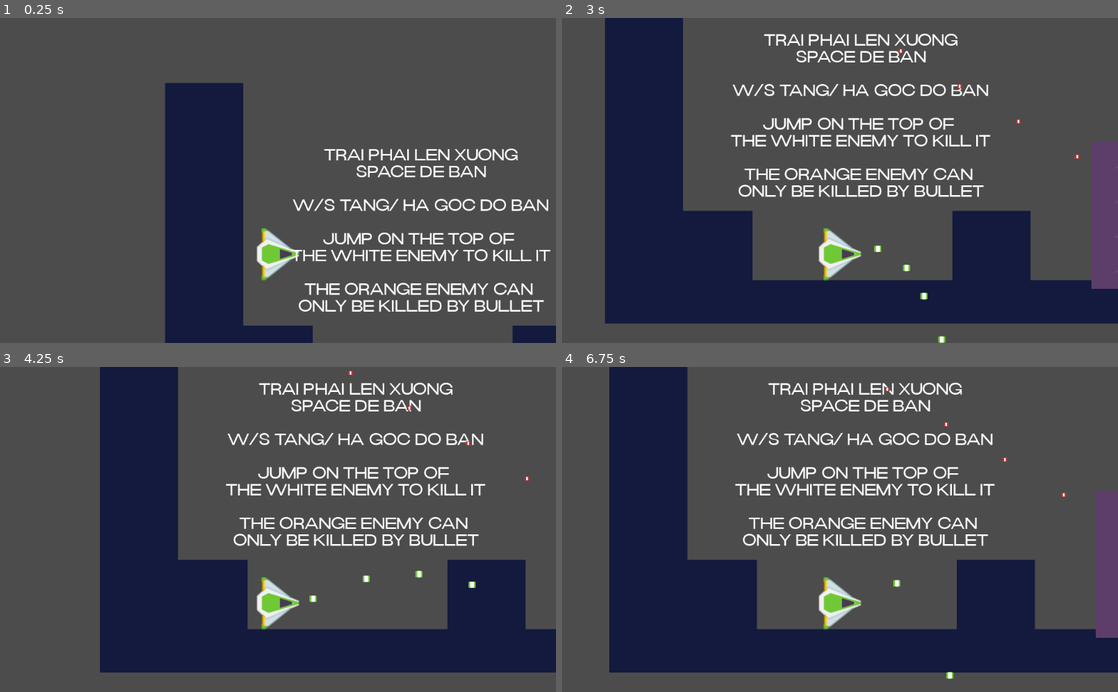
Above: before the commit, frames 1-4 (two rows, left to right).
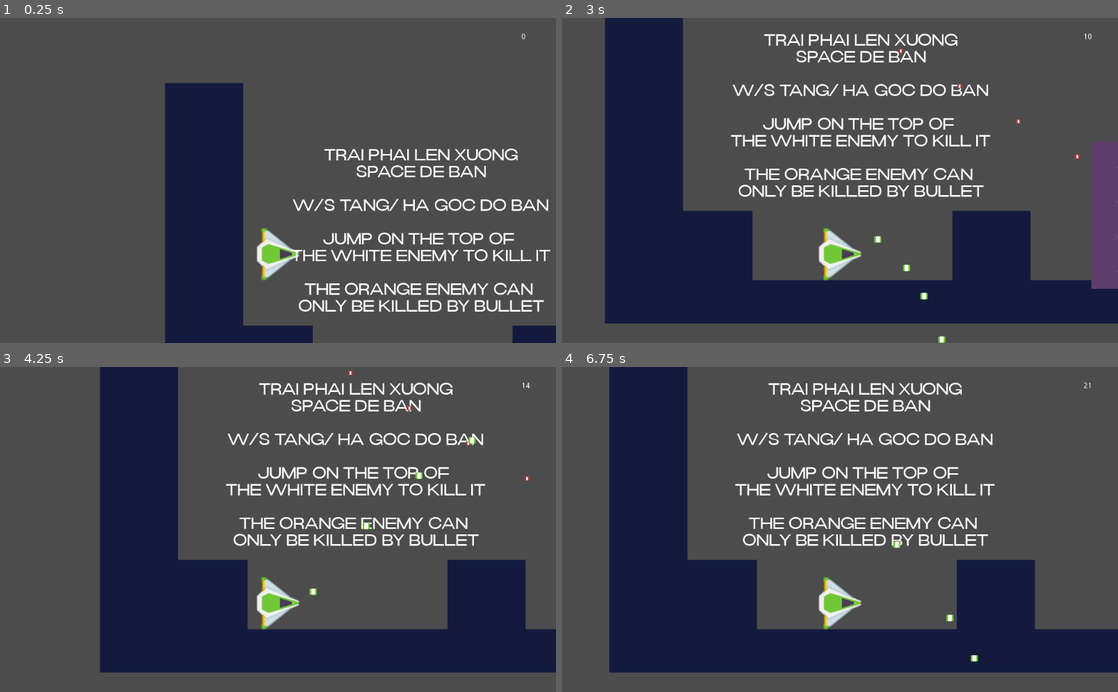
Above: after the commit, the same moments.

Repository: theminkantoso/Ltnc-Gaming
Game: Godot game, scene res://Worldshot.tscn
Two runs of this game, one before a commit and one after it. Both use one fixed random seed, a clock stepped at 60 frames per second and the inputs below. The project has no main scene, so this scene is started directly.
Inputs:
- Up to frame 1 (0.25 s): no input
- Up to frame 2 (3 s): hold Right (ui_right) 0.53-1.28 s; hold Space (fire) 0.53-1.28 s; hold S (angle_down) 1.28-2.03 s; tap Space (fire) at 1.35, 2.85 s; hold Right (ui_right) 2.03-2.78 s; hold Space (fire) 2.03-2.78 s; hold W (angle_up) from 2.78 s (still down)
- Up to frame 3 (4.25 s): release W (angle_up) at 3.53 s; hold Left (ui_left) from 3.53 s (still down); hold Space (fire) from 3.53 s (still down)
- Up to frame 4 (6.75 s): release Space (fire) at 4.28 s; tap Space (fire) at 4.35, 5.85 s; release Left (ui_left) at 5.03 s; hold S (angle_down) 5.03-5.78 s; hold Space (fire) 5.03-5.78 s; hold Right (ui_right) 5.78-6.53 s; hold W (angle_up) from 6.53 s (still down); hold Space (fire) from 6.53 s (still down)

The runs differ from the first frame. In frame 1, less than 0.1% of the frame differs, in the area x 93-95%, y 4-7%; in frame 2, less than 0.1%; in frame 3, 0.2%; in frame 4, 2.0%, in the area x 58-100%, y 4-97%.

Commit message:
Bullet count

Diff:
--- a/Bulletshot/Bullet.gd
+++ b/Bulletshot/Bullet.gd
@@ -1,17 +1,14 @@
 extends KinematicBody2D
-
+#var player = preload("res://Playersht/Player.tscn")
 export var speed = 500
 export var gravity = 10
 
 #new edit
 
-#ar velocity = Vector2(speed / 2 , 0)
+
 var velocity = Vector2()
 
-#func _ready():
-	#set_process(true)
-	#set_physics_process(true)
-	# Replace with function body.
+
 
 func shoot(angle):
 	velocity = angle
--- a/Playersht/Player.gd
+++ b/Playersht/Player.gd
@@ -17,7 +17,7 @@
 var shotspeed = 500
 
 var angle = Vector2(shotspeed * 0.6, 0)
-
+var count = 0
 
 func _ready():
 	set_process(true)
@@ -44,11 +44,11 @@
 	elif Input.is_action_pressed("ui_down"):
 		motion.y += sudden_decent
 	if Input.is_action_pressed("angle_up"):
-		angle.y -= shotspeed * (sqrt(3) / 10)
+		angle.y -= shotspeed * (sqrt(3) / 4)
 	elif Input.is_action_just_released("angle_up"):
 		angle.y += 0
 	if Input.is_action_pressed("angle_down"):
-		angle.y += shotspeed * (sqrt(3) / 10)
+		angle.y += shotspeed * (sqrt(3) / 4)
 	elif Input.is_action_just_released("angle_down"):
 		angle.y += 0
 	angle.y = clamp(angle.y, -sqrt(3)* shotspeed,0 )
@@ -61,16 +61,12 @@
 		waited += delta
 
 
-
-func fire_once():
-	shoot()
-	shooting = false
-
 func rapid_fire():
 	shoot()
 
 func _physics_process(delta):
-
+	var countno = get_node("Camera2D/Label")
+	countno.text = str(count)
 	motion.y += 10
 	motion = move_and_slide(motion)
 
@@ -80,6 +76,9 @@
 	#new edit
 	bulletInstance.shoot(angle)
 	get_tree().get_root().add_child(bulletInstance)
+	count += 1
+	if (count == 35):
+		get_parent().get_node("Destroyable2").queue_free()
 
 func dead():
 	get_tree().change_scene("res://Worldshot.tscn")
--- a/Playersht/Player.tscn
+++ b/Playersht/Player.tscn
@@ -26,5 +26,16 @@
 [node name="Camera2D" type="Camera2D" parent="."]
 position = Vector2( 0, -136 )
 current = true
+
+[node name="Label" type="Label" parent="Camera2D"]
+margin_left = 448.0
+margin_top = -272.0
+margin_right = 488.0
+margin_bottom = -241.0
+text = "0
+"
+__meta__ = {
+"_edit_use_anchors_": false
+}
 [connection signal="area_entered" from="Enemy_detector" to="." method="_on_Enemy_detector_area_entered"]
 [connection signal="body_entered" from="Enemy_detector" to="." method="_on_Enemy_detector_body_entered"]
